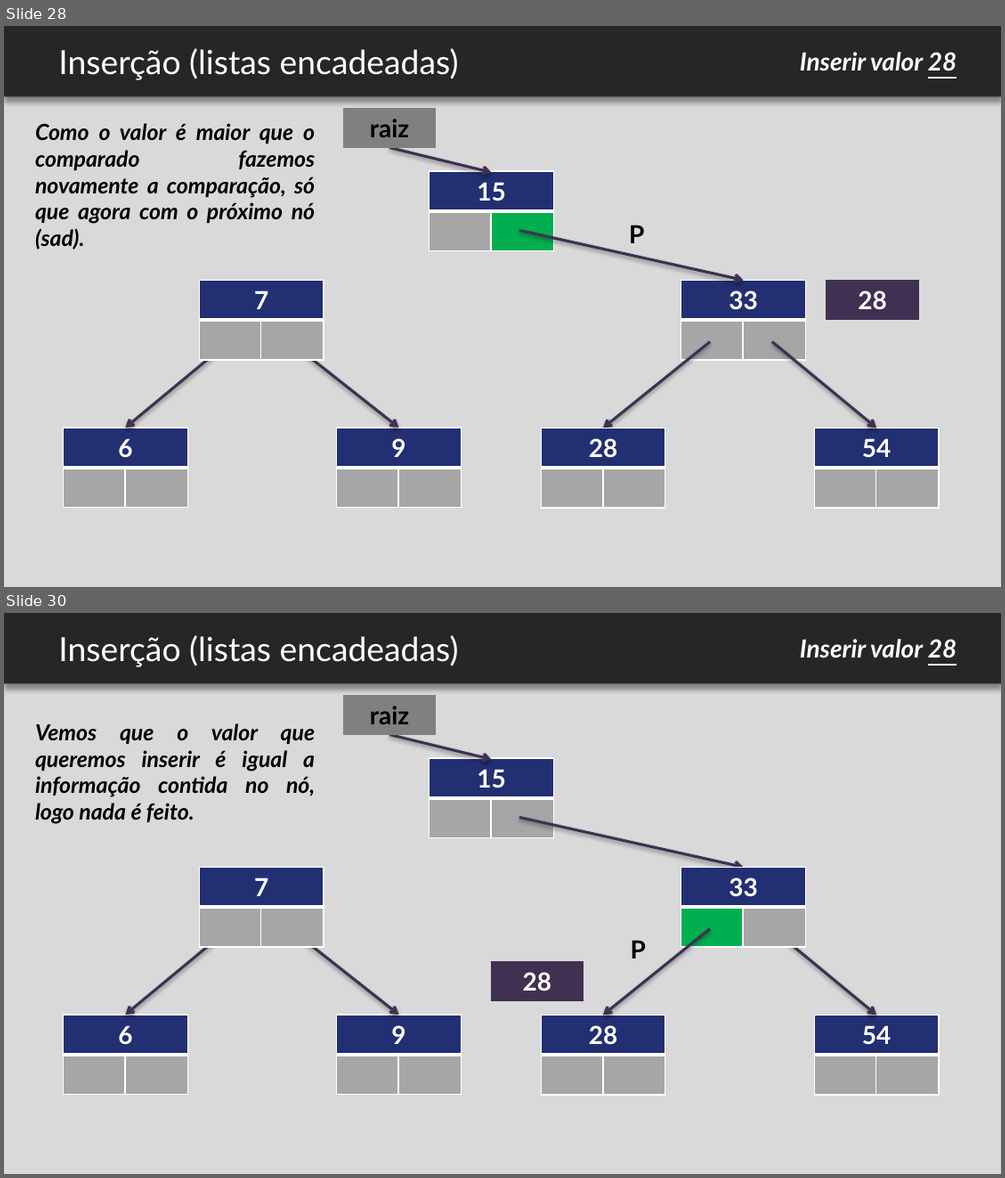
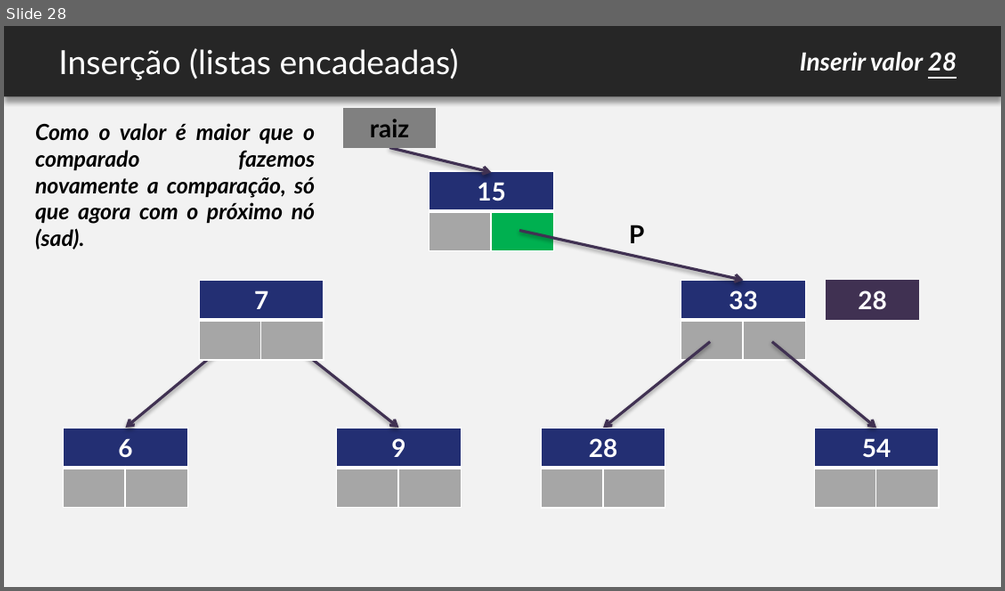
Before and after one commit to felipemarc/AED1_2016-2, a slide deck: ap_arvores/AED - arvores.pptx. Shown one above the other, each under a label of ours: slides 28 and 30 before the commit, slide 28 after it; the slides between them are not shown. The pictures are 1005x1178 and 1005x591 pixels, drawn with LibreOffice and Linux fonts; fonts in the diff are those of the drawing; background and template pictures are left out. Boxes give left, top, right and bottom in pixels: in the first picture for what was removed or moved away, otherwise in the second. Text is boxed around its words. In the diff, an @@ line names an element or a change of style, - is before the commit and + after.

```diff
--- a/ap_arvores/AED - arvores.pptx
+++ b/ap_arvores/AED - arvores.pptx
@@ slide 30 removed at (4,613,1001,1174), background #D9D9D9 @@
@@ rectangle removed at (4,613,1001,684) @@
@@ text removed at (58,635,459,667) @@
-Inserção (listas encadeadas)
@@ text removed at (800,639,956,658) @@
-Inserir valor 28
@@ table removed at (343,695,436,735), 1 rows, 1 columns @@
-raiz
@@ text removed at (35,723,315,824) @@
-Vemos que o valor que queremos inserir é igual a informação contida no nó, logo nada é feito.
@@ arrow removed from (389, 735) to (492, 760) @@
@@ table removed at (429,757,554,837), 2 rows, 2 columns @@
-15 | 
- | 
@@ arrow removed from (519, 818) to (744, 868) @@
@@ table removed at (200,868,324,947), 2 rows, 2 columns @@
-7 | 
- | 
@@ table removed at (680,868,805,947), 2 rows, 2 columns @@
-33 | 
- | 
@@ arrow removed from (231, 926) to (126, 1014) @@
@@ arrow removed from (287, 926) to (399, 1014) @@
@@ arrow removed from (710, 929) to (603, 1014) @@
@@ arrow removed from (771, 929) to (876, 1014) @@
@@ text removed at (631,940,646,958) @@
-P
@@ table removed at (491,961,583,1001), 1 rows, 1 columns @@
-28
@@ table removed at (64,1014,188,1094), 2 rows, 2 columns @@
-6 | 
- | 
@@ table removed at (337,1014,461,1094), 2 rows, 2 columns @@
-9 | 
- | 
@@ table removed at (542,1014,666,1094), 2 rows, 3 columns @@
-28 |  | 
- |  | 
@@ table removed at (815,1014,939,1094), 2 rows, 2 columns @@
-54 | 
- | 
@@ slide 28 changed as well @@
@@ background #D9D9D9 to #F2F2F2 @@
```
Also in this commit, not shown: 83 other slides changed, 53 slides added, 15 other slides removed.
